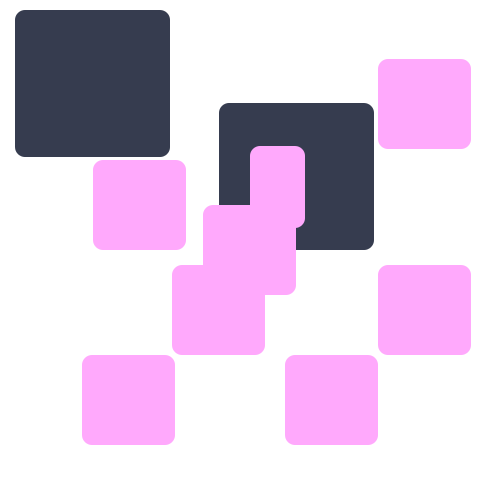
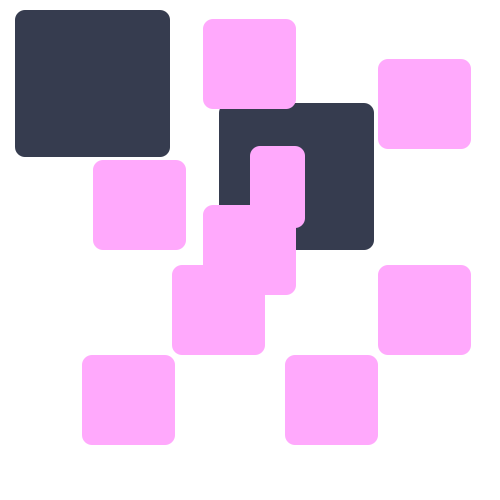
Comparing the layer stacks of the two 500px x 500px images. Changes:
added layer "모서리가 둥근 직사각형 2 복사 6" above "모서리가 둥근 직사각형 2 복사 4" over [203,19,296,109]
